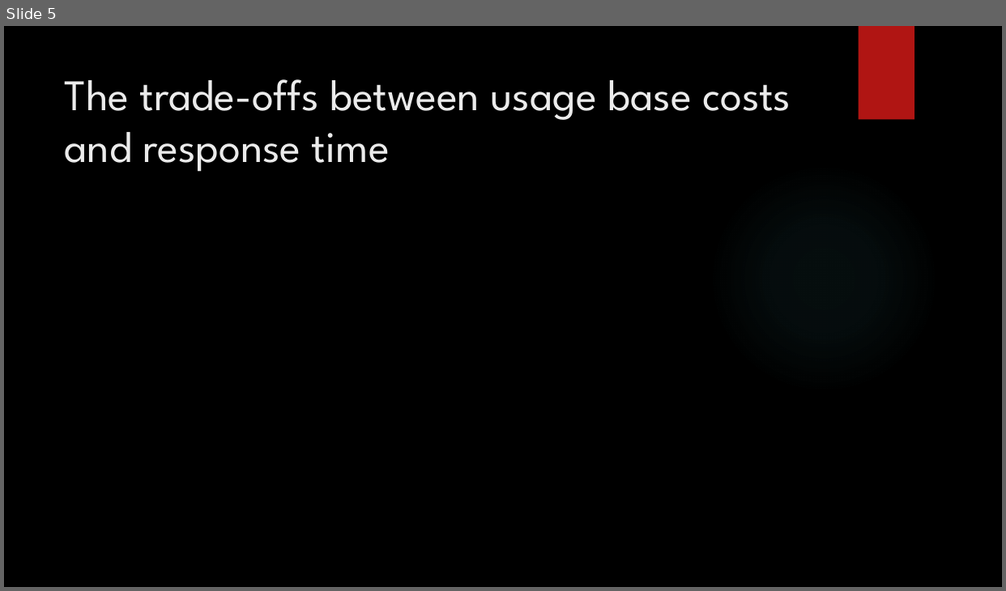
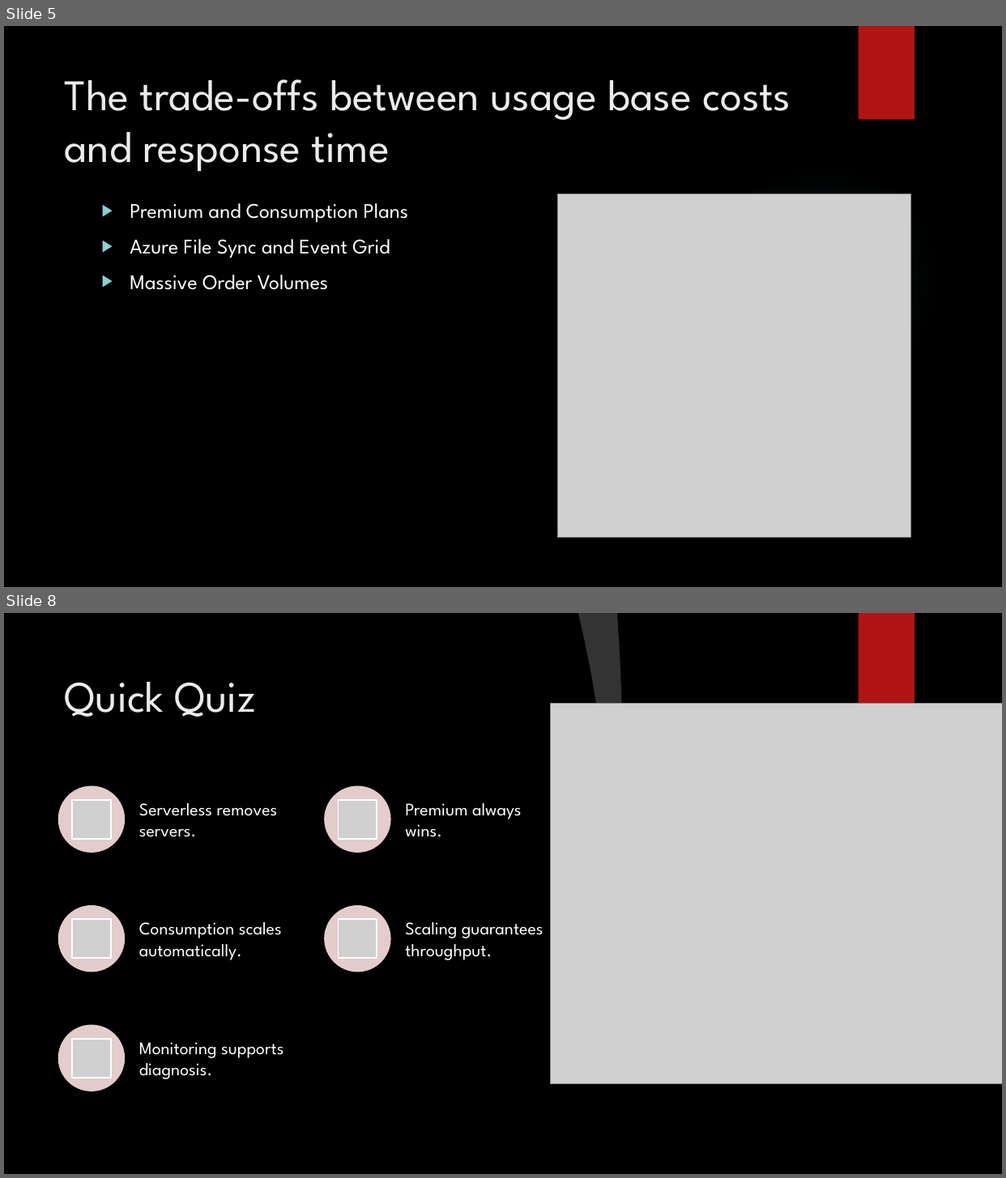
Before and after one commit to han00163/CST8912-MidTerm-Group-Project, a slide deck: CST8912_011_Presentation1_Group3.pptx. Shown one above the other, each under a label of ours: slide 5 before the commit, slides 5 and 8 after it; the slides between them are not shown. The pictures are 1006x591 and 1006x1178 pixels, drawn with LibreOffice and Linux fonts; fonts in the diff are those of the drawing; grey boxes stand for pictures; background and template pictures are left out. Boxes give left, top, right and bottom in pixels: in the first picture for what was removed or moved away, otherwise in the second. Text is boxed around its words. In the diff, an @@ line names an element or a change of style, - is before the commit and + after.

```diff
--- a/CST8912_011_Presentation1_Group3.pptx
+++ b/CST8912_011_Presentation1_Group3.pptx
@@ slide 8 added at (4, 613, 1002, 1174), background picture (left out); not listed: 1 template element that a slide beside it also shows @@
@@ freeform shape added at (578, 613, 624, 917), fill #FFFFFF at 20% opacity @@
@@ title added at (65, 682, 256, 717), 42 pt, text #EBEBEB @@
+Quick Quiz
@@ picture added at (551, 704, 1002, 1084) @@
@@ group added at (58, 786, 543, 1092): 5 ellipses, 5 pictures, 5 texts @@
+Serverless removes servers.
+Premium always wins.
+Consumption scales automatically.
+Scaling guarantees throughput.
+Monitoring supports diagnosis.
@@ slide 5 changed as well @@
@@ picture added at (558, 194, 911, 538) @@
@@ text added at (130, 203, 408, 290), 20 pt, text #FFFFFF @@
+▶ Premium and Consumption Plans
+▶ Azure File Sync and Event Grid
+▶ Massive Order Volumes
```
Also in this commit, not shown: 3 other slides changed, 4 other slides added, 1 slide removed.
